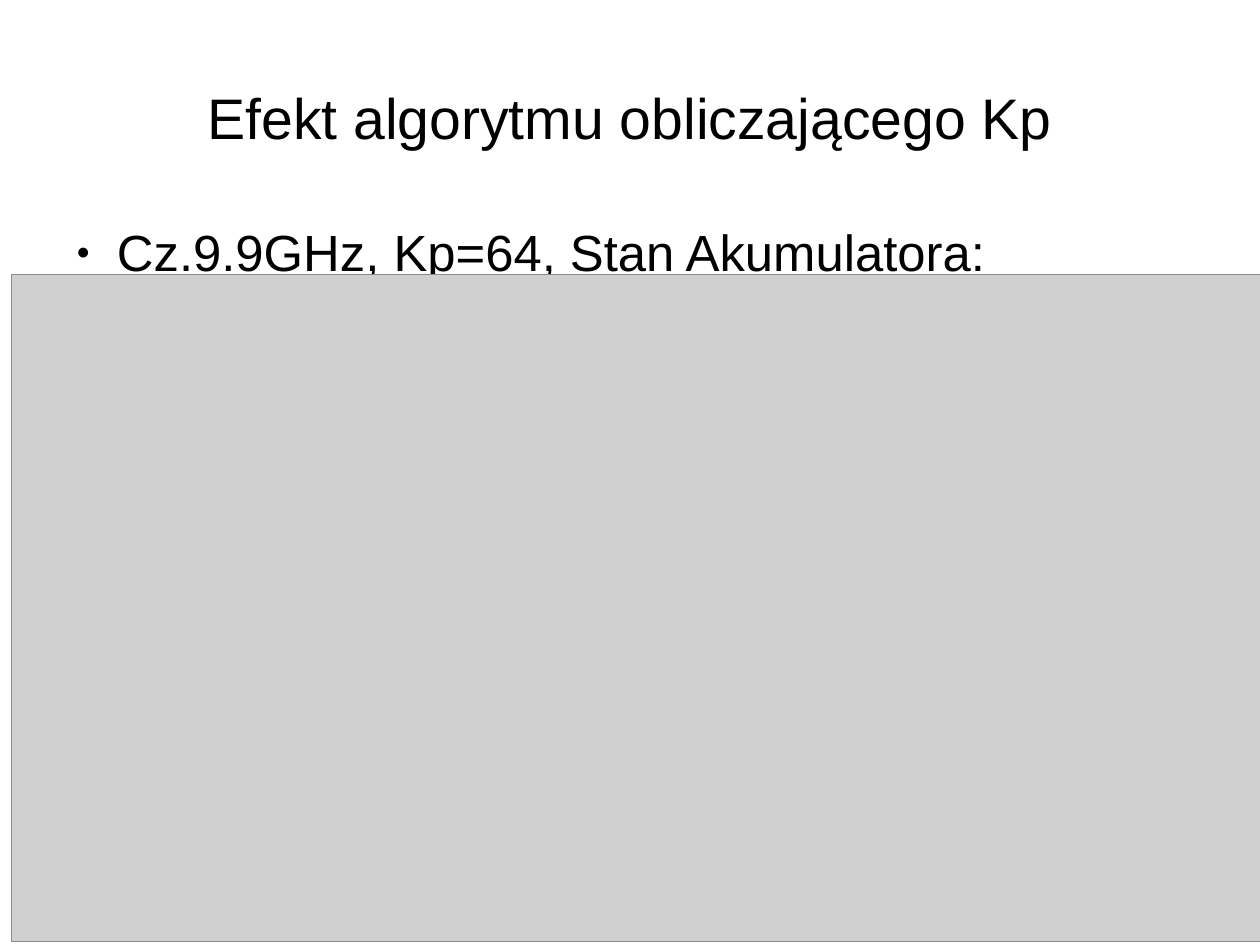
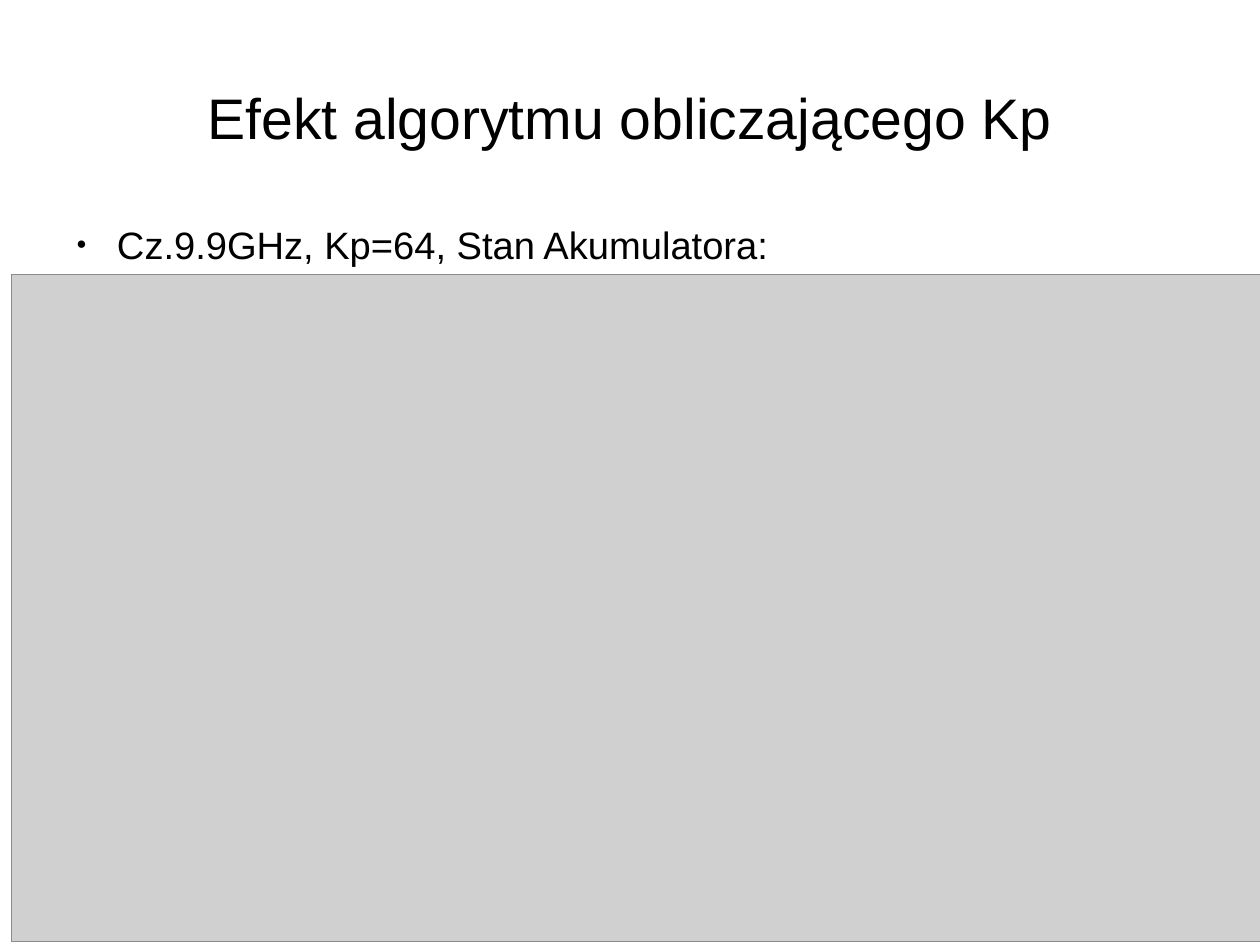
Before and after one commit to joannabp/ProjektSynopsys, a slide deck: slide 24 of Untitled 1.odp (slide 25 before the commit). Drawn at 1260x945 pixels with LibreOffice and Linux fonts; fonts in the diff are those of the drawing; grey boxes stand for pictures. Boxes give left, top, right and bottom in pixels: in the first picture for what was removed or moved away, otherwise in the second. Text is boxed around its words. In the diff, an @@ line names an element or a change of style, - is before the commit and + after.

```diff
--- a/Untitled 1.odp
+++ b/Untitled 1.odp
@@ text "Cz.9.9GHz, Kp=64, Stan Akumulatora:" at [117,231,767,267]: size 32 to 24 pt @@
```
Also in this commit, not shown: 6 other slides changed, 1 slide removed, 1 other file.
